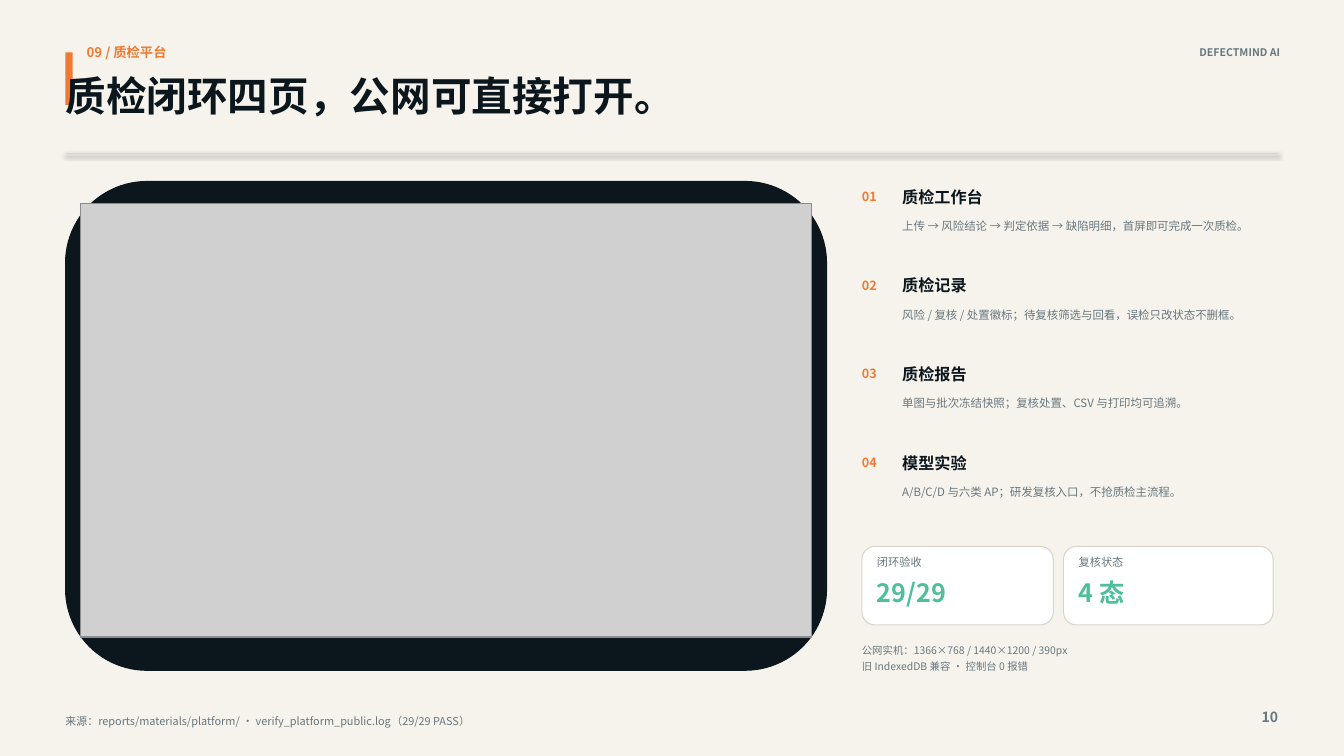
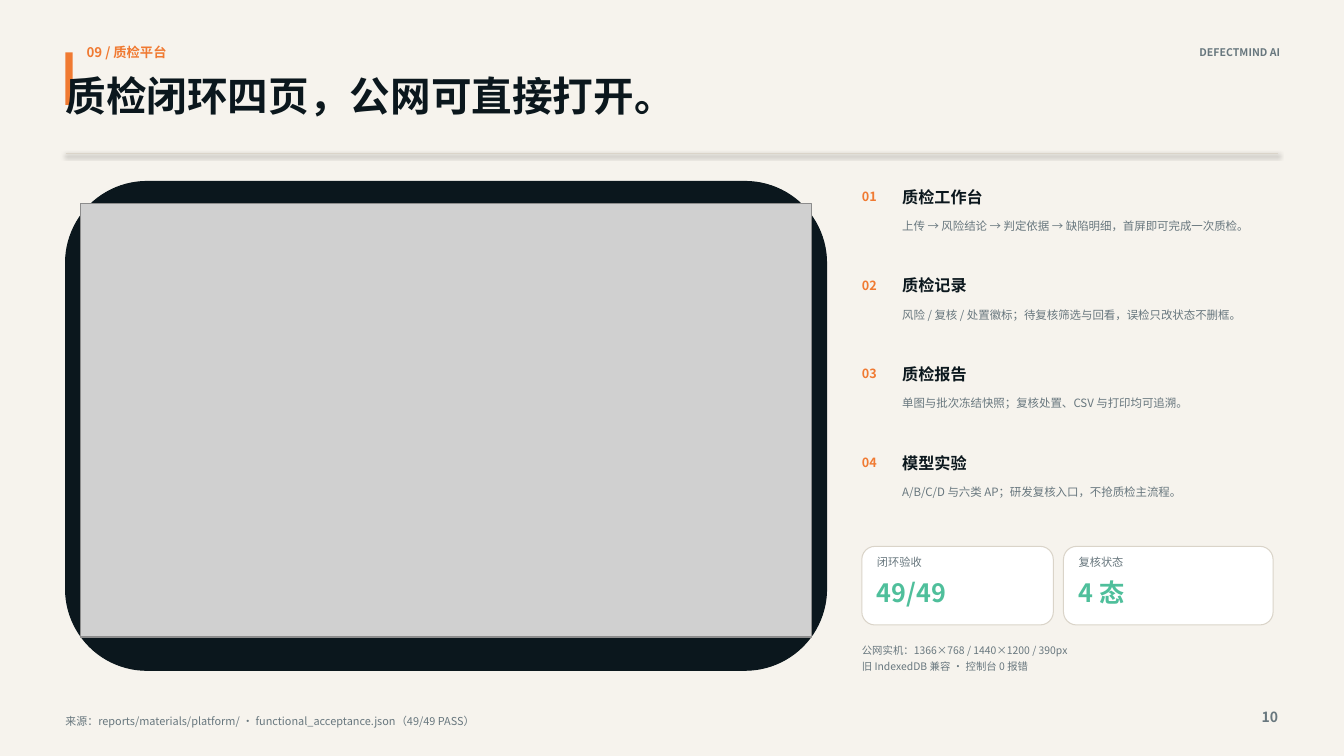
Before and after one commit to zzq10086/defectmind-ai-showcase, a slide deck: slide 10 of DefectMind_AI_答辩PPT.pptx. Drawn at 1344x756 pixels with LibreOffice and Linux fonts; fonts in the diff are those of the drawing; grey boxes stand for pictures. Boxes give left, top, right and bottom in pixels: in the first picture for what was removed or moved away, otherwise in the second. Text is boxed around its words. In the diff, an @@ line names an element or a change of style, - is before the commit and + after.

```diff
--- a/DefectMind_AI_答辩PPT.pptx
+++ b/DefectMind_AI_答辩PPT.pptx
@@ text at (877, 581, 946, 607): text changed @@
-29/29
+49/49
@@ text at (65, 716, 475, 728): text changed @@
-来源：reports/materials/platform/ · verify_platform_public.log（29/29 PASS）
+来源：reports/materials/platform/ · functional_acceptance.json（49/49 PASS）
```
Also in this commit, not shown: 2 other slides changed, 10 other files.
